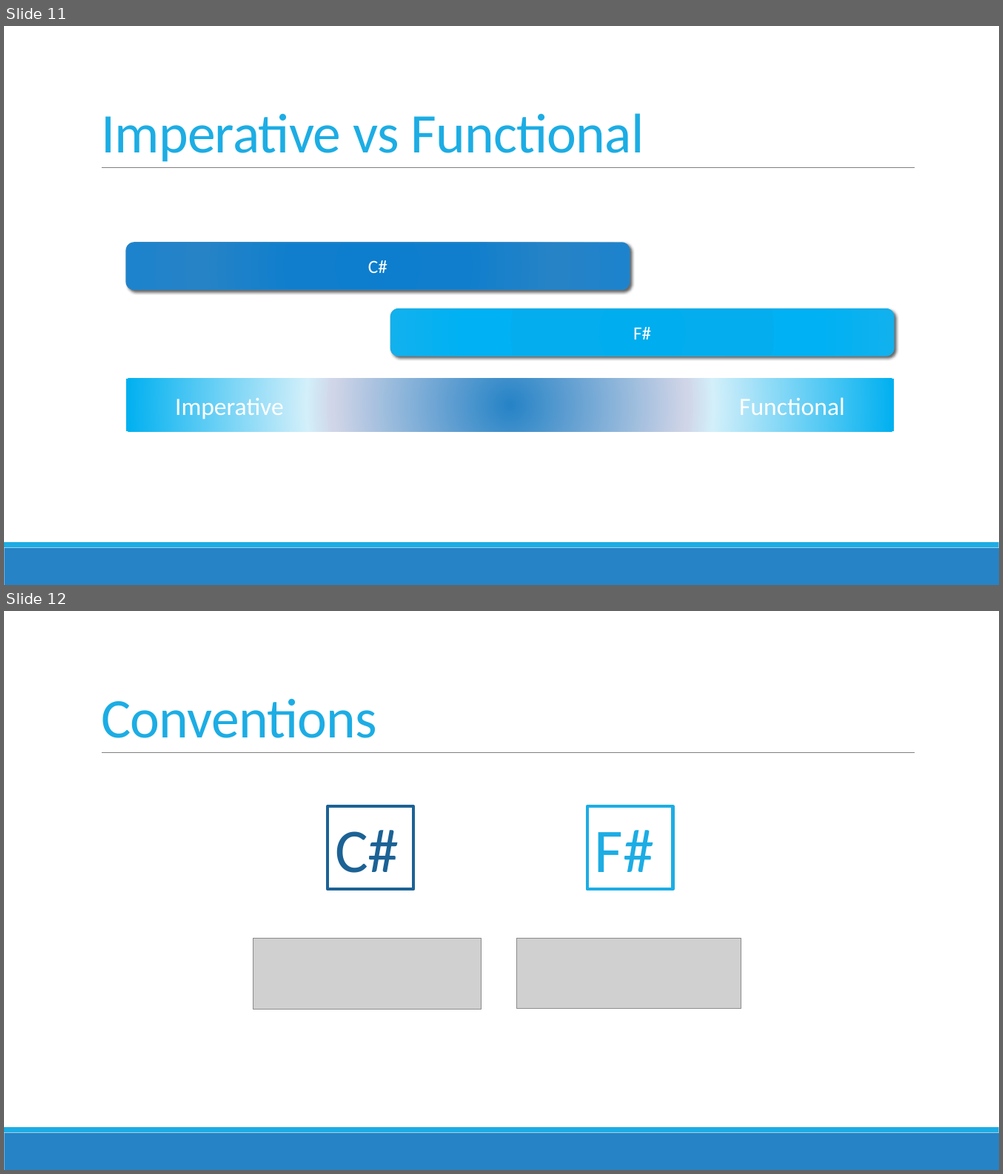
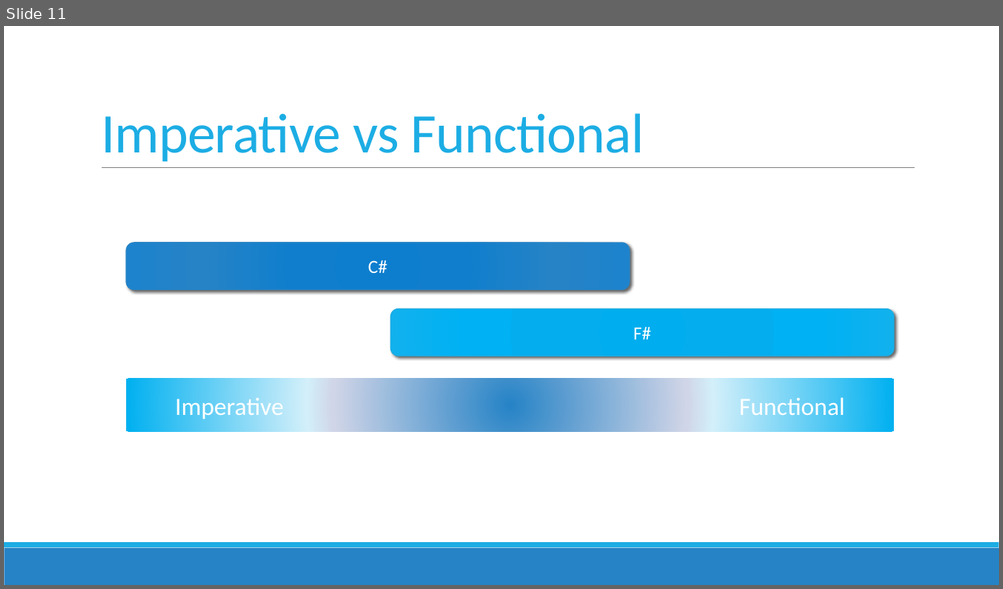
Before and after one commit to jorgef/fsharpworkshop, a slide deck: FSharpWorkshop_Slides.pptx. Shown one above the other, each under a label of ours: slides 11 and 12 before the commit, slide 11 after it. The pictures are 1003x1174 and 1003x589 pixels, drawn with LibreOffice and Linux fonts; fonts in the diff are those of the drawing; grey boxes stand for pictures. Boxes give left, top, right and bottom in pixels: in the first picture for what was removed or moved away, otherwise in the second. Text is boxed around its words. In the diff, an @@ line names an element or a change of style, - is before the commit and + after.

```diff
--- a/FSharpWorkshop_Slides.pptx
+++ b/FSharpWorkshop_Slides.pptx
@@ slide 12 removed at [4,611,999,1170], background #FFFFFF; not listed: 3 template elements that a slide beside it also shows @@
@@ title removed at [101,698,377,738] @@
-Conventions
@@ rectangle removed at [328,806,414,889] @@
-C#
@@ rectangle removed at [587,806,673,889] @@
-F#
@@ picture removed at [253,939,481,1009] @@
@@ picture removed at [517,939,741,1008] @@
```
Also in this commit, not shown: 5 slides changed, 4 other slides removed.
